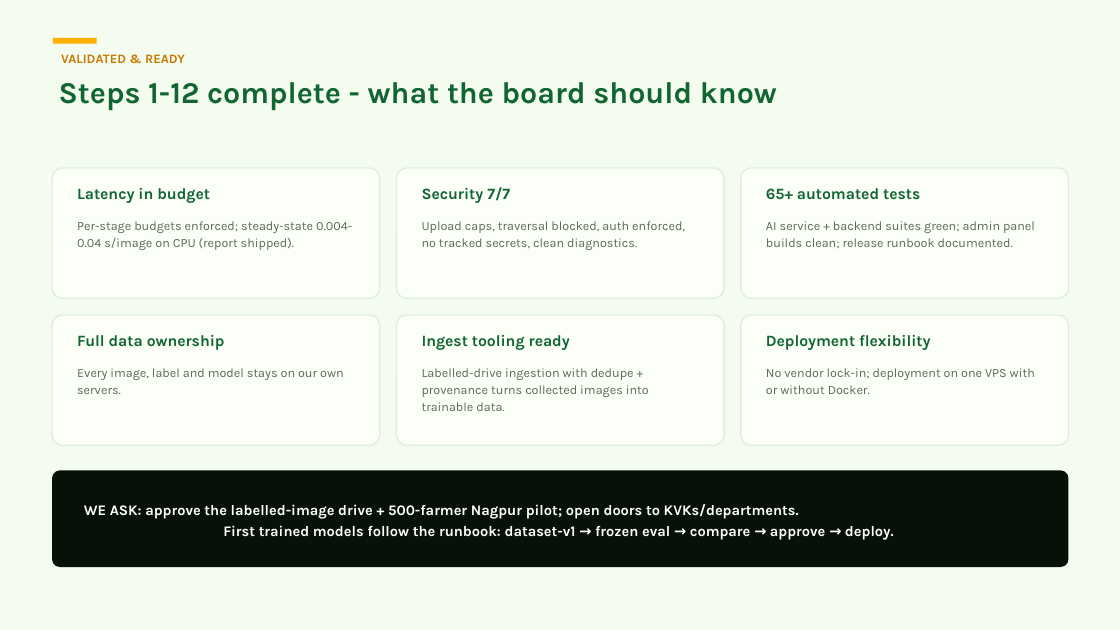
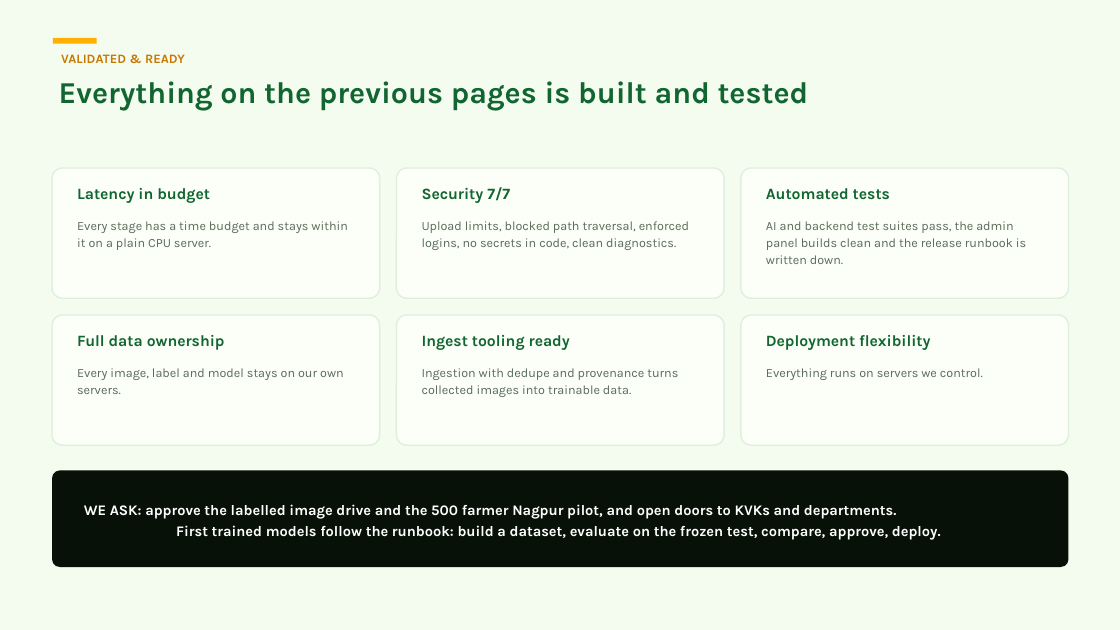
Before and after one commit to jagthapsaurabh/citrisurksha_ai, a slide deck: slide 26 of docs/pitch/CitriSuraksha_AI_Board_Pitch.pptx. Drawn at 1120x630 pixels with LibreOffice and Linux fonts; fonts in the diff are those of the drawing. Boxes give left, top, right and bottom in pixels: in the first picture for what was removed or moved away, otherwise in the second. Text is boxed around its words. In the diff, an @@ line names an element or a change of style, - is before the commit and + after.

Commit message:
Board deck copy: human voice, no versions/counts, ops line removed, no em-dashes (humanize_deck.py, idempotent)

```diff
--- a/docs/pitch/CitriSuraksha_AI_Board_Pitch.pptx
+++ b/docs/pitch/CitriSuraksha_AI_Board_Pitch.pptx
@@ text at box(59, 81, 809, 111): text changed @@
-Steps 1-12 complete - what the board should know
+Everything on the previous pages is built and tested
@@ text at box(766, 188, 890, 200): text changed @@
-65+ automated tests
+Automated tests
@@ text at box(77, 221, 348, 250): text changed @@
-Per-stage budgets enforced; steady-state 0.004-0.04 s/image on CPU (report shipped).
+Every stage has a time budget and stays within it on a plain CPU server.
@@ text at box(422, 221, 689, 250): text changed @@
-Upload caps, traversal blocked, auth enforced, no tracked secrets, clean diagnostics.
+Upload limits, blocked path traversal, enforced logins, no secrets in code, clean diagnostics.
@@ text at box(766, 221, 1026, 264): text changed @@
-AI service + backend suites green; admin panel builds clean; release runbook documented.
+AI and backend test suites pass, the admin panel builds clean and the release runbook is written down.
@@ text at box(422, 368, 678, 397): text changed @@
-Labelled-drive ingestion with dedupe + provenance turns collected images into trainable data.
+Ingestion with dedupe and provenance turns collected images into trainable data.
@@ text at box(766, 368, 983, 380): text changed @@
-No vendor lock-in; deployment on one VPS with or without Docker.
+Everything runs on servers we control.
@@ text at box(84, 504, 941, 540): text changed @@
-WE ASK: approve the labelled-image drive + 500-farmer Nagpur pilot; open doors to KVKs/departments.
-First trained models follow the runbook: dataset-v1 → frozen eval → compare → approve → deploy.
+WE ASK: approve the labelled image drive and the 500 farmer Nagpur pilot, and open doors to KVKs and departments.
+First trained models follow the runbook: build a dataset, evaluate on the frozen test, compare, approve, deploy.
```
Also in this commit, not shown: 25 other slides changed, 1 other file.
